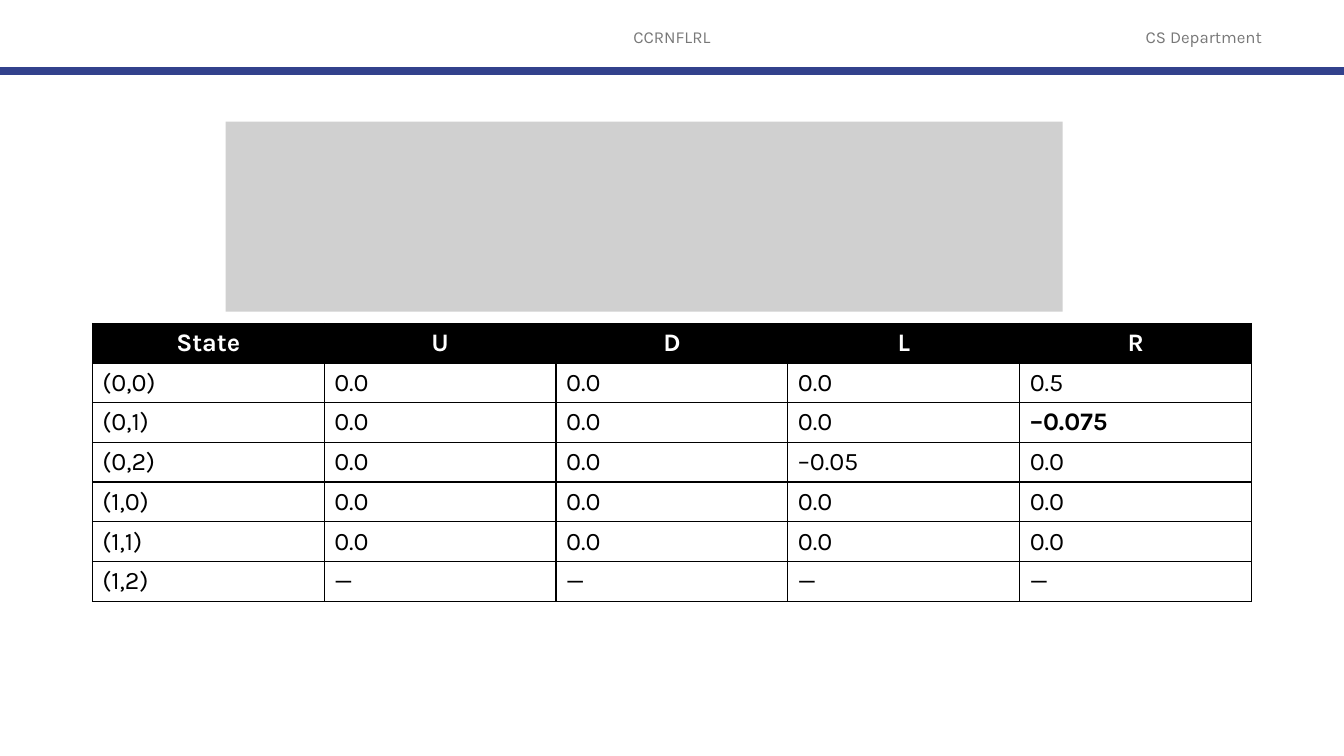
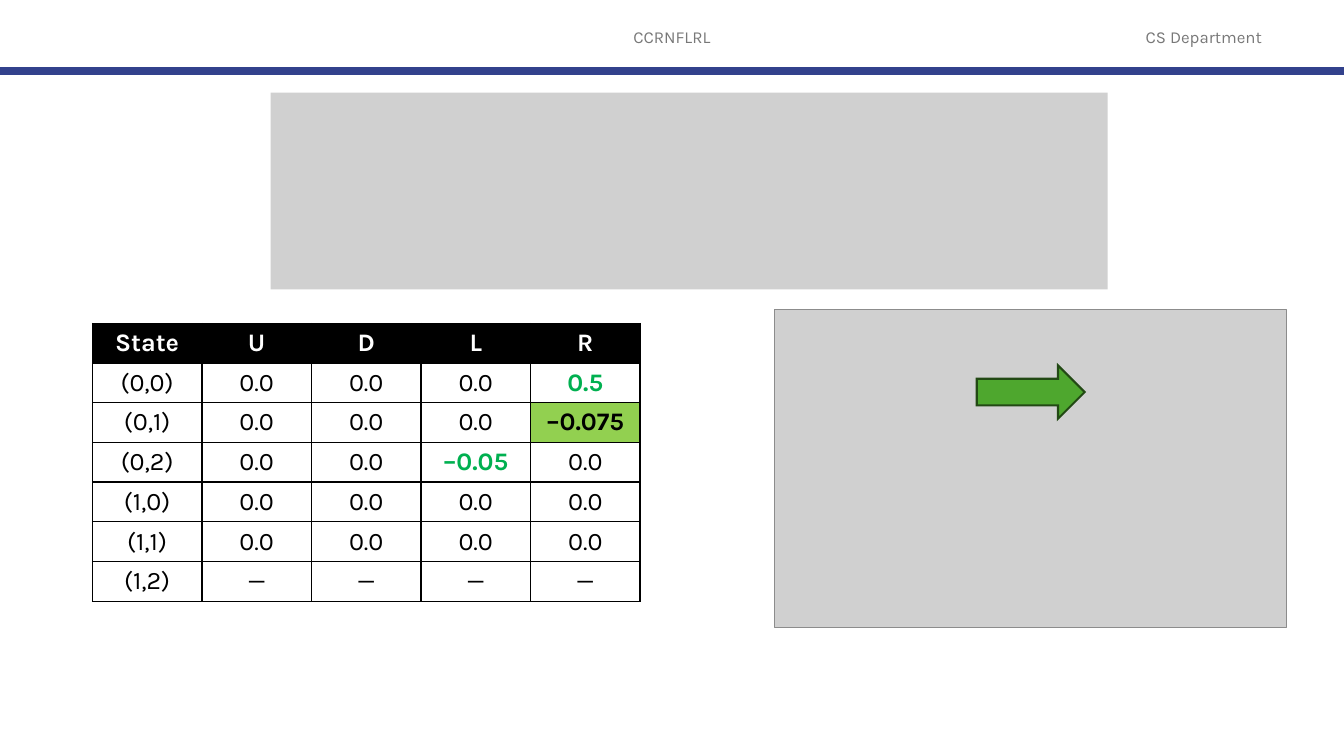
Before and after one commit to robitussin/CCRNFLRL, a slide deck: slide 91 of 5 - Model Free Control/Model Free Control.pptx (slide 83 before the commit). Drawn at 1344x756 pixels with LibreOffice and Linux fonts; fonts in the diff are those of the drawing; grey boxes stand for pictures; background and template pictures are left out. Boxes give left, top, right and bottom in pixels: in the first picture for what was removed or moved away, otherwise in the second. Text is boxed around its words. In the diff, an @@ line names an element or a change of style, - is before the commit and + after.

```diff
--- a/5 - Model Free Control/Model Free Control.pptx
+++ b/5 - Model Free Control/Model Free Control.pptx
@@ picture: place and size @@
-picture at [226,122,1063,312]
+picture at [270,93,1107,289]
@@ table at [93,324,642,606] @@
@@ fill none to #92D050 in row 3, column 5 @@
@@ text colour #000000 to #00B050, bold on in "0.5", "–0.05" @@
@@ alignment left to centre @@
@@ table: place and size @@
-table at [93,324,1252,606]
+table at [93,324,642,606]
@@ picture added at [775,310,1288,627] @@
@@ right arrow added at [977,365,1085,418], fill #4EA72E, outline #224914 1.5 pt @@
```
Also in this commit, not shown: 5 other slides changed, 8 slides added.
